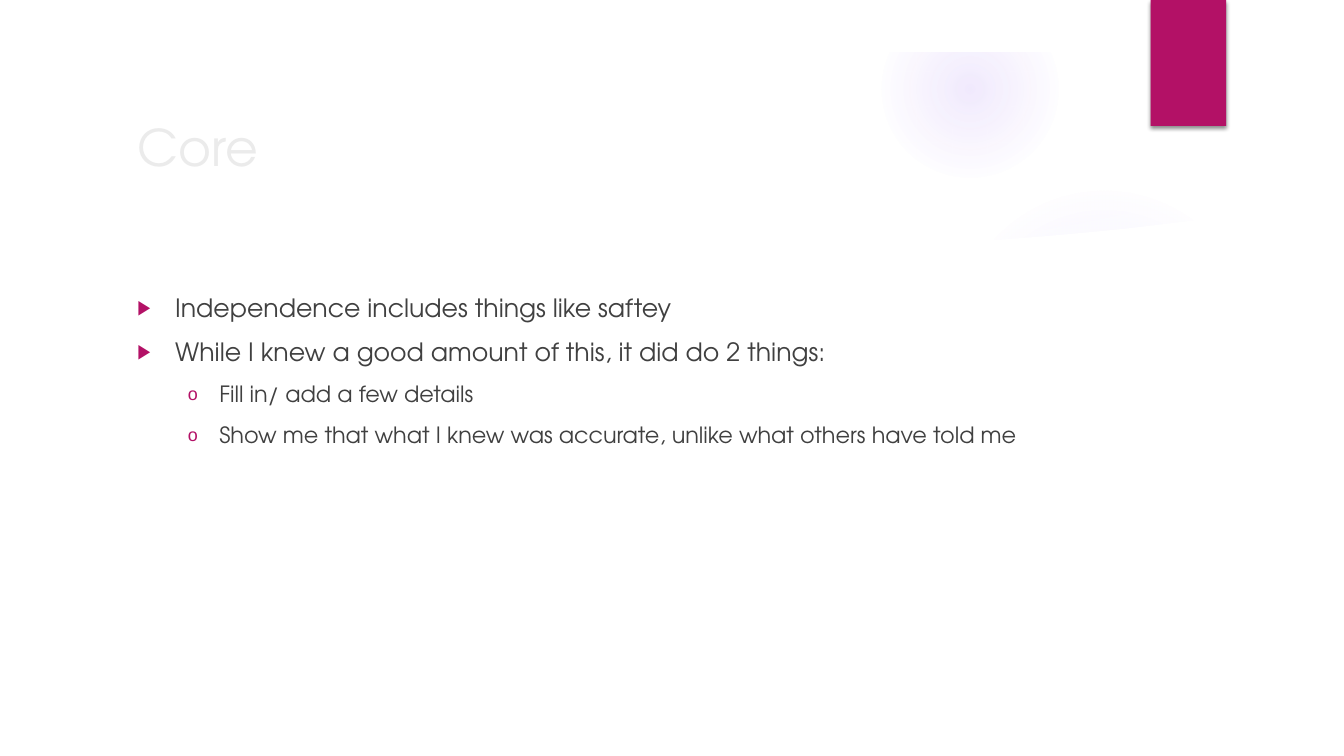
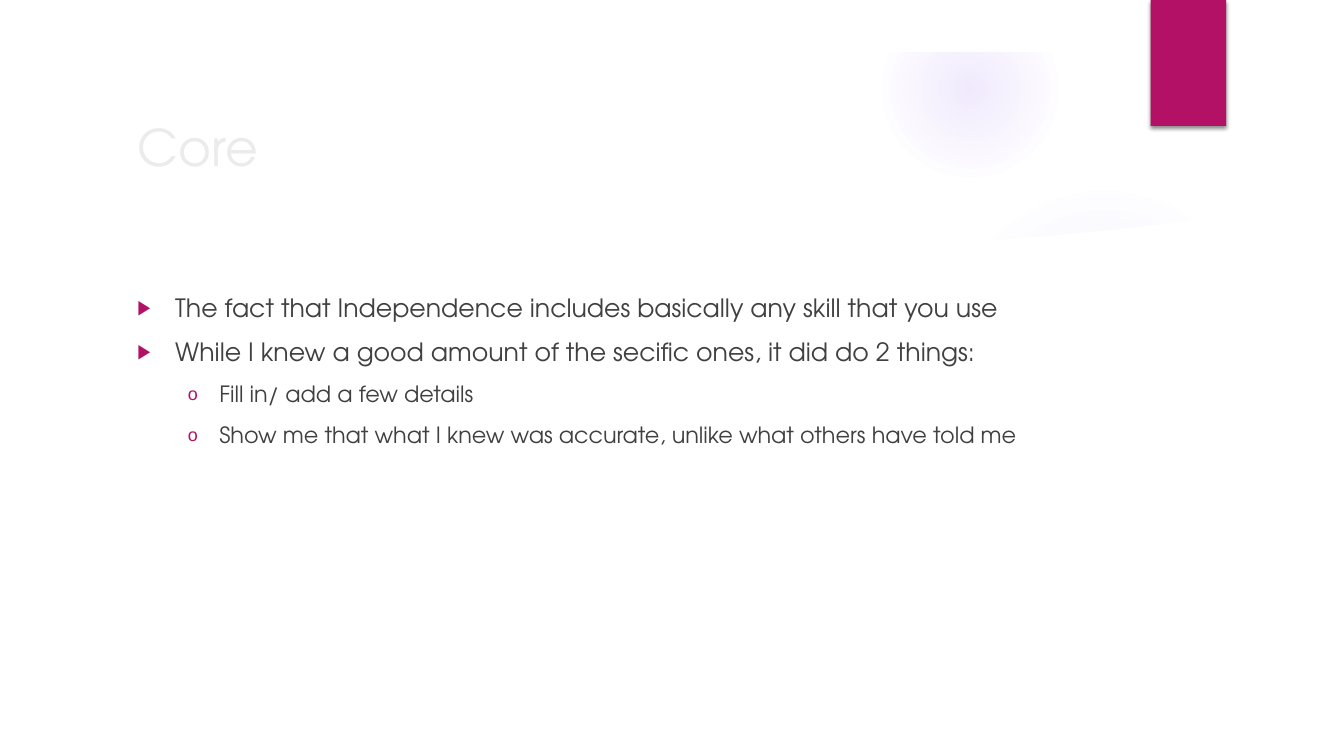
Before and after one commit to CTH-npitx/Presentations, a slide deck: slide 2 of Current Presentation/Winter Term Presentation.pptx. Drawn at 1344x756 pixels with LibreOffice and Linux fonts; fonts in the diff are those of the drawing; background and template pictures are left out. Boxes give left, top, right and bottom in pixels: in the first picture for what was removed or moved away, otherwise in the second. Text is boxed around its words. In the diff, an @@ line names an element or a change of style, - is before the commit and + after.

```diff
--- a/Current Presentation/Winter Term Presentation.pptx
+++ b/Current Presentation/Winter Term Presentation.pptx
@@ text at bbox=[175, 298, 997, 367]: text changed @@
-▶ Independence includes things like saftey
-▶ While I knew a good amount of this, it did do 2 things:
+▶ The fact that Independence includes basically any skill that you use
+▶ While I knew a good amount of the secific ones, it did do 2 things:
```
